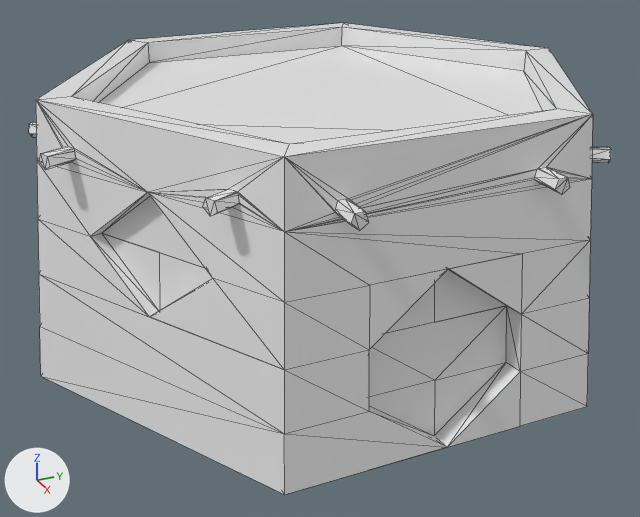
The glTF model public/models/Smallhouse.glb as it was, and as the next commit left it.
One viewpoint serves both versions: a 50 mm lens placed at (5.305, -2.34, 3.095), pointed at (0.218, -0.051, 0.552). Every picture has the same lights, and +X, +Y and +Z are marked at lower left. Mesh edges are drawn as thin lines. Vertices at the same position are counted once.

The first picture shows 'SmallHouse'.
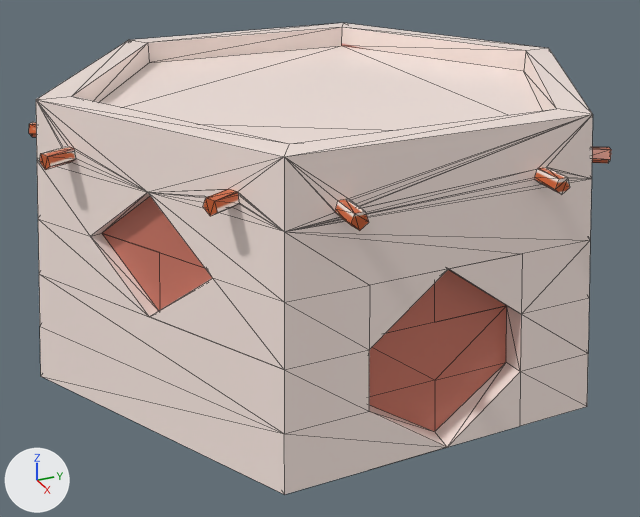
Changed parts and their boxes [x1, y1, x2, y2] in the pictures (640 x 517 px; the box of a moved part takes in the faces that stretch with it):
'SmallHouse', surface changed, reshaped: [29, 23, 611, 495] in both
part 1 of me_mesh_0, moved or reshaped: [369, 362, 506, 447] in both

What changed in the scene script:
```text
Add img_smallhouse:
    img_smallhouse = load_image('SmallHouse', '_unpacked/SmallHouse', 1024, 1024, 'sRGB')
Change mat_cylinder_material:
    remove mat_cylinder_material.base_color = (0.842, 0.842, 0.842)  # white #ececec
    add mat_cylinder_material.texture = img_smallhouse
Change me_mesh_0:
    where me_mesh_0.from_pydata(...)  # 343 vertices, 678 faces; spans x -1.68..1.84, y -1.97..2.03, z 0.0..1.81
    used by ob_smallhouse; location = (0.0, 0.0, 0.0)
    me_mesh_0 part 1
    me_mesh_0.vertices[74].co: (1.66, 0.03, 0.0) -> (1.66, 0.03, 0.03)  # not seen -> pixel (434, 431)
```
